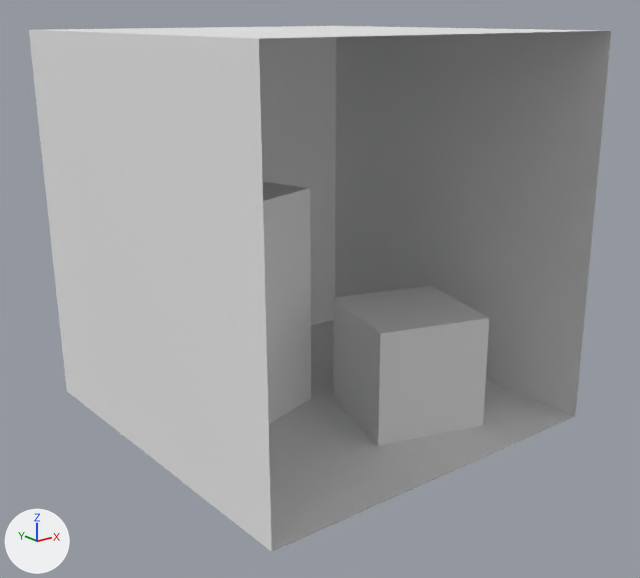
A saved change to the OBJ model assets/cornell-box.obj.
Before and after are seen from a 50 mm lens placed at (-7.67, -9.81, 2.99), pointed at (-0.05, -0.3, -0.82). The lights are fixed; the arrows at lower left show +X, +Y and +Z. The older version comes first. Where no turn or scale is listed for an object, it has been applied to the vertices.

The first picture shows 'back_wall', 'ceiling', 'floor', 'left_wall', 'right_wall', 'short_box', 'tall_box'.
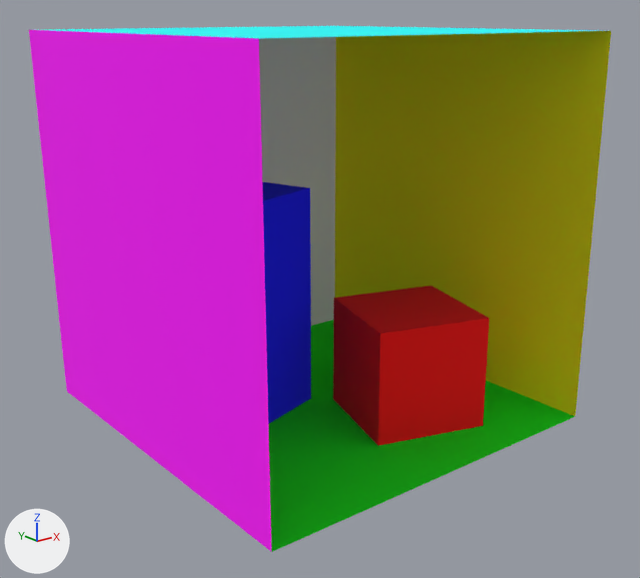
What the commit changed:
Material 'Cyan' (mat_cyan) changes colour from white #e7e7e7 to cyan #00ffff; in linear values from (0.8, 0.8, 0.8) to (0.0, 1.0, 1.0).
Material 'Green' (mat_green) changes colour from white #e7e7e7 to green #00ff00; in linear values from (0.8, 0.8, 0.8) to (0.0, 1.0, 0.0).
Material 'Magenta' (mat_magenta) changes colour from white #e7e7e7 to pink #ff00ff; in linear values from (0.8, 0.8, 0.8) to (1.0, 0.0, 1.0).
Material 'Yellow' (mat_yellow) changes colour from white #e7e7e7 to yellow #ffff00; in linear values from (0.8, 0.8, 0.8) to (1.0, 1.0, 0.0).
Material 'Mirror' (mat_mirror) is new.
Its base color is (0.0, 0.0, 1.0) (blue #0000ff).
Its roughness is 1.0.
Material 'Glass' (mat_glass) is new.
Its base color is (1.0, 0.0, 0.0) (red #ff0000).
Its roughness is 1.0.
me_short_box has 8 vertices, 10 faces and spans x -0.12..1.96, y -2.16..-0.09, z -2.74..-1.09.
me_short_box no longer uses material mat_red (white #e7e7e7).
me_short_box gains material mat_glass (red #ff0000).
me_tall_box has 8 vertices, 10 faces and spans x -1.94..0.13, y -0.34..1.76, z -2.74..0.56.
me_tall_box no longer uses material mat_blue (white #e7e7e7).
me_tall_box gains material mat_mirror (blue #0000ff).

Location of each change, (x1, y1, x2, y2) in pixels of the pictures (640 x 578 px):
'left_wall', recoloured (white to pink): (29, 30, 272, 552) in both
'right_wall', recoloured (white to yellow): (335, 31, 611, 416) in both
'floor', recoloured (white to green): (269, 320, 575, 552) in both
'short_box', recoloured (white to red): (333, 286, 489, 446) in both
'tall_box', recoloured (white to blue): (263, 182, 311, 424) in both
'ceiling', recoloured (white to cyan): (45, 26, 599, 39) in both
